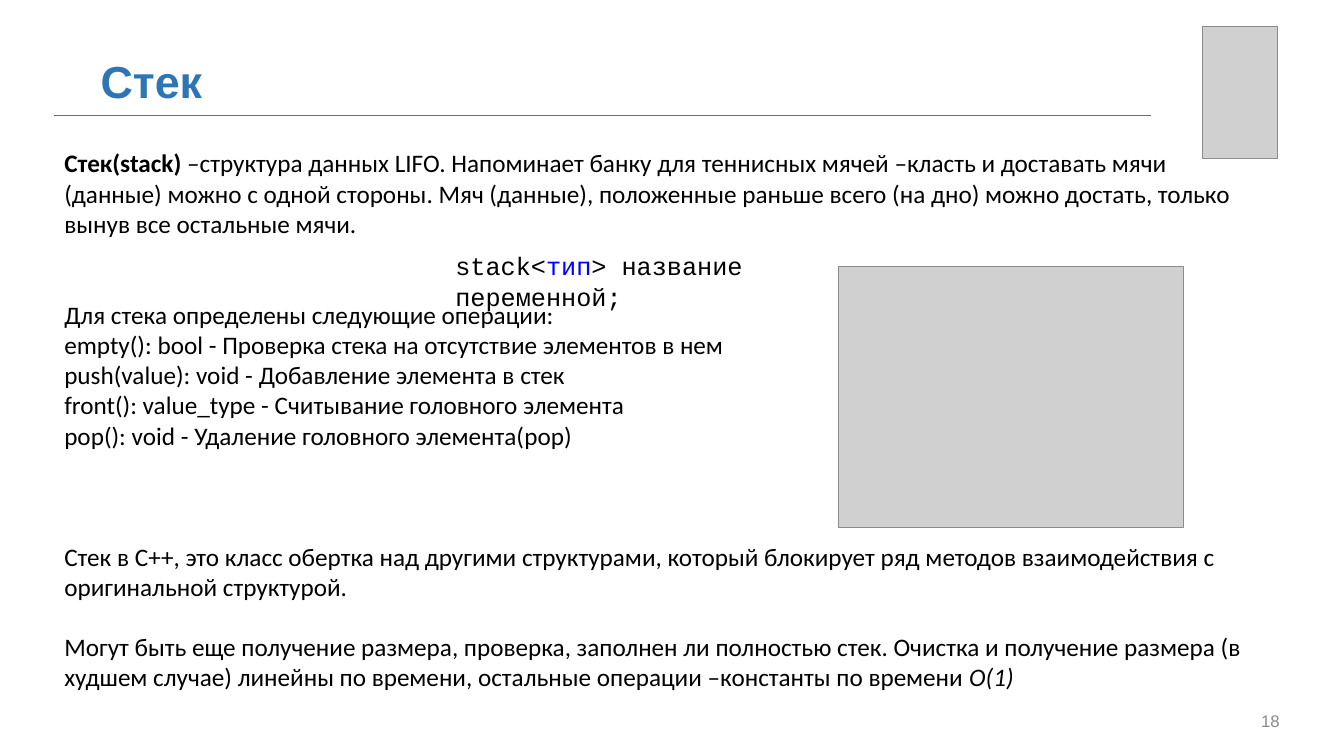
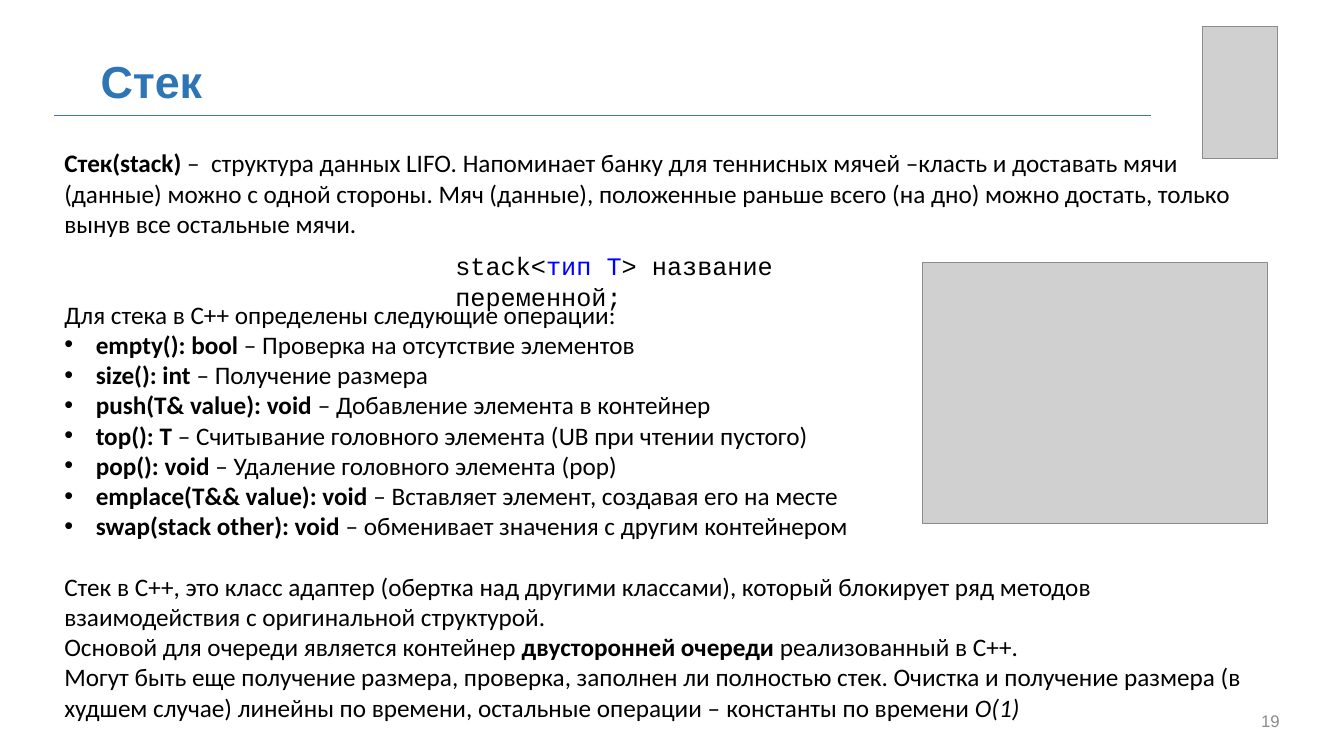
Before and after one commit to MUCTR-IKT-CPP/cpp_course, a slide deck: slide 19 of Лекции/2025/8/Контейнеры.pptx (slide 18 before the commit). Drawn at 1344x756 pixels with LibreOffice and Linux fonts; fonts in the diff are those of the drawing; grey boxes stand for pictures; background and template pictures are left out. Boxes give left, top, right and bottom in pixels: in the first picture for what was removed or moved away, otherwise in the second. Text is boxed around its words. In the diff, an @@ line names an element or a change of style, - is before the commit and + after.

```diff
--- a/Лекции/2025/8/Контейнеры.pptx
+++ b/Лекции/2025/8/Контейнеры.pptx
@@ text at [64, 153, 1241, 721]: text changed @@
-Стек(stack) –структура данных LIFO. Напоминает банку для теннисных мячей –класть и доставать мячи (данные) можно с одной стороны. Мяч (данные), положенные раньше всего (на дно) можно достать, только вынув все остальные мячи.
-Для стека определены следующие операции:
-empty(): bool - Проверка стека на отсутствие элементов в нем
-push(value): void - Добавление элемента в стек
-front(): value_type - Считывание головного элемента
-pop(): void - Удаление головного элемента(pop)
-Стек в С++, это класс обертка над другими структурами, который блокирует ряд методов взаимодействия с оригинальной структурой.
-Могут быть еще получение размера, проверка, заполнен ли полностью стек. Очистка и получение размера (в худшем случае) линейны по времени, остальные операции –константы по времени O(1)
+Стек(stack) – структура данных LIFO. Напоминает банку для теннисных мячей –класть и доставать мячи (данные) можно с одной стороны. Мяч (данные), положенные раньше всего (на дно) можно достать, только вынув все остальные мячи.
+Для стека в С++ определены следующие операции:
+• empty(): bool – Проверка на отсутствие элементов
+• size(): int – Получение размера
+• push(T& value): void – Добавление элемента в контейнер
+• top(): T – Считывание головного элемента (UB при чтении пустого)
+• pop(): void – Удаление головного элемента (pop)
+• emplace(T&& value): void – Вставляет элемент, создавая его на месте
+• swap(stack other): void – обменивает значения с другим контейнером
+Стек в С++, это класс адаптер (обертка над другими классами), который блокирует ряд методов взаимодействия с оригинальной структурой.
+Основой для очереди является контейнер двусторонней очереди реализованный в С++.
+Могут быть еще получение размера, проверка, заполнен ли полностью стек. Очистка и получение размера (в худшем случае) линейны по времени, остальные операции – константы по времени O(1)
@@ text at [455, 257, 773, 314]: text changed @@
-stack<тип> название переменной;
+stack<тип T> название переменной;
@@ picture: place and size @@
-picture at [839, 266, 1184, 527]
+picture at [923, 262, 1267, 523]
```
Also in this commit, not shown: 18 other slides changed, 2 slides added.
